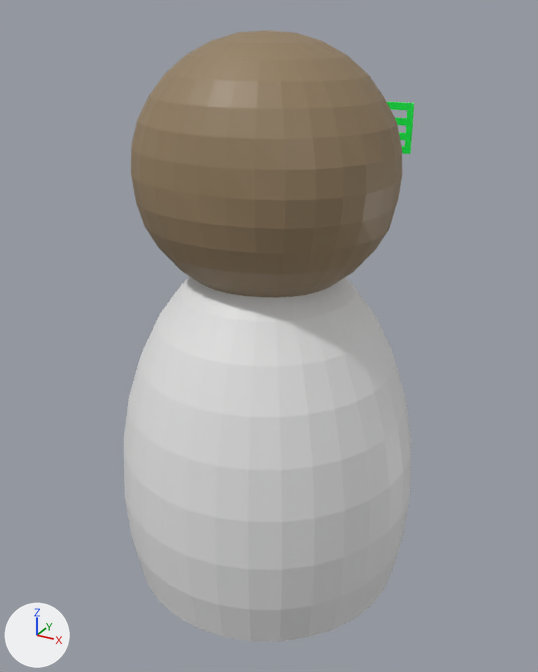
One commit to the Blender file Blender Files/Cookie doll.blend: the scene before it, then after it.
Rendered twice from a 50 mm camera at (2.16, -3.9, 3.89) aimed at (0.02, -0.02, 1.95). Lighting does not change. The marker at lower left points along +X, +Y and +Z. The older version comes first.
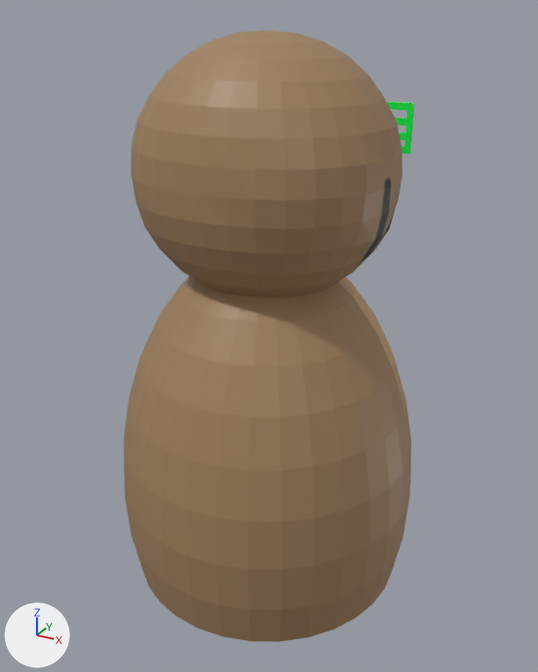
Patch to the scene script:
```diff
--- a/Blender Files/Cookie doll.blend.py
+++ b/Blender Files/Cookie doll.blend.py
@@ img_cookies_body_base_png @@
+img_cookies_body_base_png = load_image('Cookies body base.png', '../2D Art/Textures/Cookies body base.png', 2048, 2048, 'sRGB')
@@ mat_material_002 @@
 mat_material_002 = principled_material('Material.002')
-mat_material_002.base_color = (0.8, 0.8, 0.8)  # white #e7e7e7
+mat_material_002.texture = img_cookies_body_base_png
```

Changed parts and their boxes (x1, y1, x2, y2) in the pictures (538 x 672 px):
'Sphere.001', surface changed (white to brown): (124, 277, 411, 642) in both
